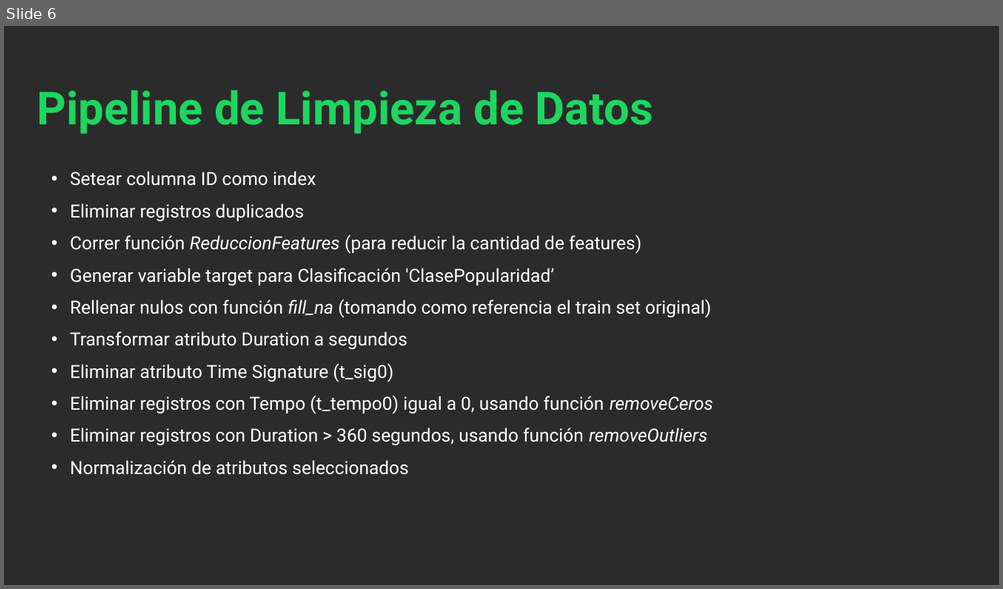
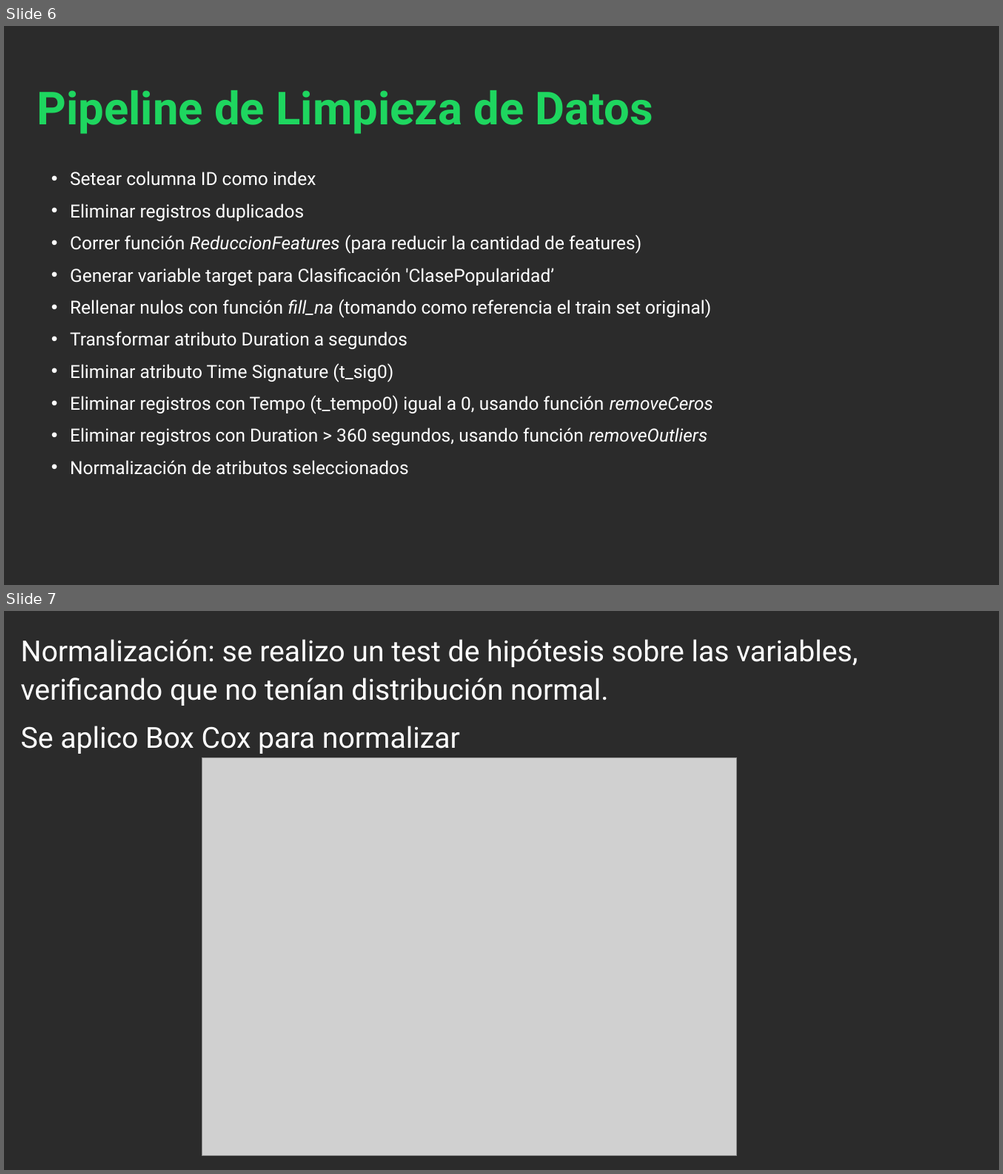
Before and after one commit to Rossana139/CoderHouse-25570-Proyecto-Spotify, a slide deck: Resumen y Presentacion/ProyectoSpotify.pptx. Shown one above the other, each under a label of ours: slide 6 before the commit, slides 6 and 7 after it. The pictures are 1003x589 and 1003x1174 pixels, drawn with LibreOffice and Linux fonts; fonts in the diff are those of the drawing; grey boxes stand for pictures; background and template pictures are left out; a plain dark background stands for a picture behind light text. Boxes give left, top, right and bottom in pixels: in the first picture for what was removed or moved away, otherwise in the second. Text is boxed around its words. In the diff, an @@ line names an element or a change of style, - is before the commit and + after.

```diff
--- a/Resumen y Presentacion/ProyectoSpotify.pptx
+++ b/Resumen y Presentacion/ProyectoSpotify.pptx
@@ slide 7 added at bbox=[4, 611, 999, 1170], background picture (left out) @@
@@ text added at bbox=[21, 639, 857, 754], 28 pt, text #FFFFFF @@
+Normalización: se realizo un test de hipótesis sobre las variables, verificando que no tenían distribución normal.
+Se aplico Box Cox para normalizar
@@ picture added at bbox=[202, 758, 737, 1156] @@
```
Also in this commit, not shown: 2 slides changed, 9 other slides added, 1 slide removed.
